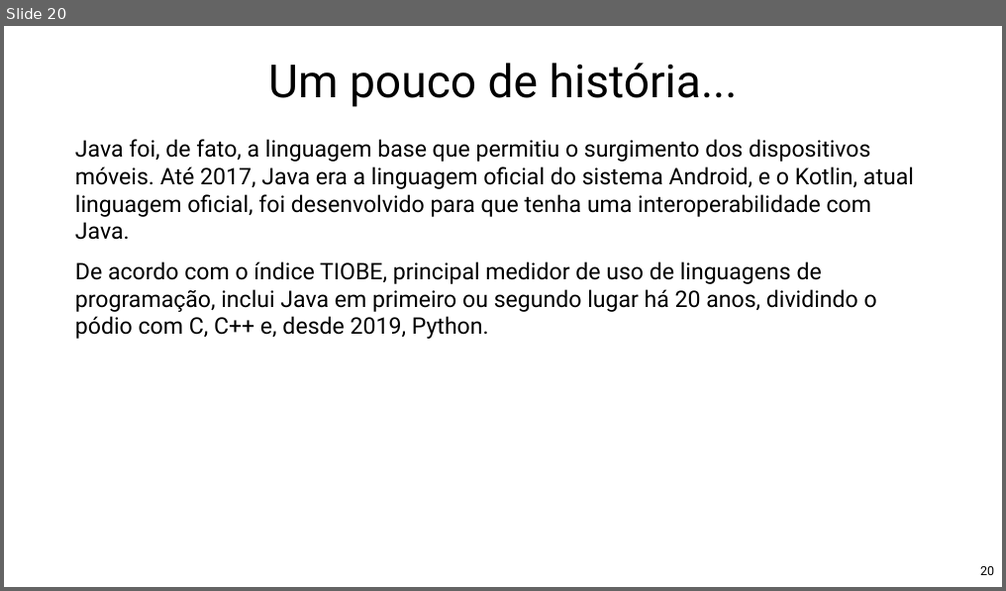
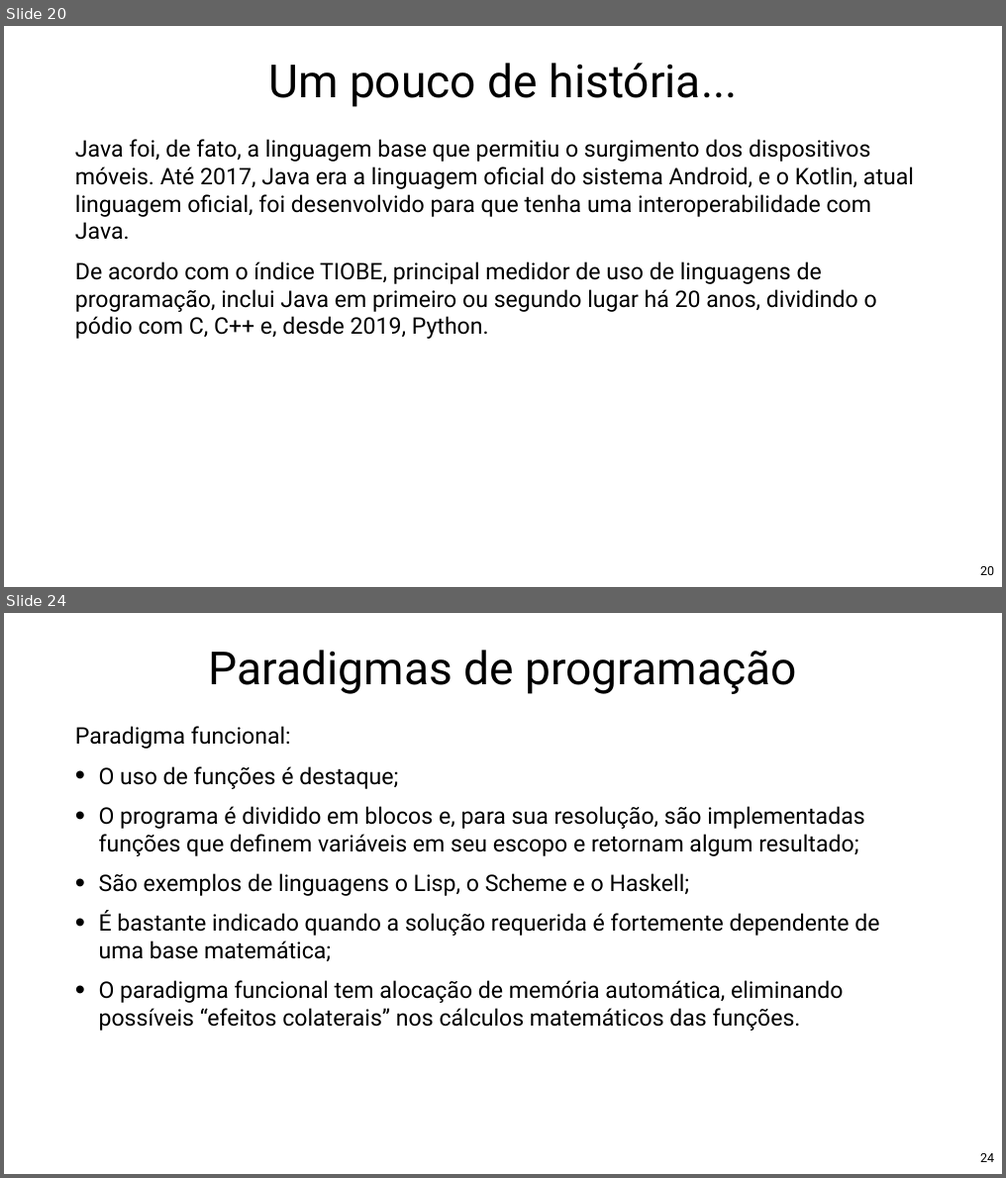
Before and after one commit to Pedrorocha13/2021.1-progoo, a slide deck: materiais/slides.pptx. Shown one above the other, each under a label of ours: slide 20 before the commit, slides 20 and 24 after it; the slides between them are not shown. The pictures are 1006x591 and 1006x1178 pixels, drawn with LibreOffice and Linux fonts; fonts in the diff are those of the drawing; background and template pictures are left out. Boxes give left, top, right and bottom in pixels: in the first picture for what was removed or moved away, otherwise in the second. Text is boxed around its words. In the diff, an @@ line names an element or a change of style, - is before the commit and + after.

```diff
--- a/materiais/slides.pptx
+++ b/materiais/slides.pptx
@@ slide 24 added at <box>4,613,1002,1174</box>, background picture (left out) @@
@@ title added at <box>209,650,796,694</box>, 88 pt, text #000000 @@
+Paradigmas de programação
@@ text added at <box>75,726,879,1031</box>, 44 pt, text #000000 @@
+Paradigma funcional:
+• O uso de funções é destaque;
+• O programa é dividido em blocos e, para sua resolução, são implementadas funções que definem variáveis em seu escopo e retornam algum resultado;
+• São exemplos de linguagens o Lisp, o Scheme e o Haskell;
+• É bastante indicado quando a solução requerida é fortemente dependente de uma base matemática;
+• O paradigma funcional tem alocação de memória automática, eliminando possíveis “efeitos colaterais” nos cálculos matemáticos das funções.
@@ page number added at <box>980,1154,994,1162</box>, 24 pt, text #000000 @@
+24
```
Also in this commit, not shown: 1 slide changed, 5 other slides added, 9 other files.
